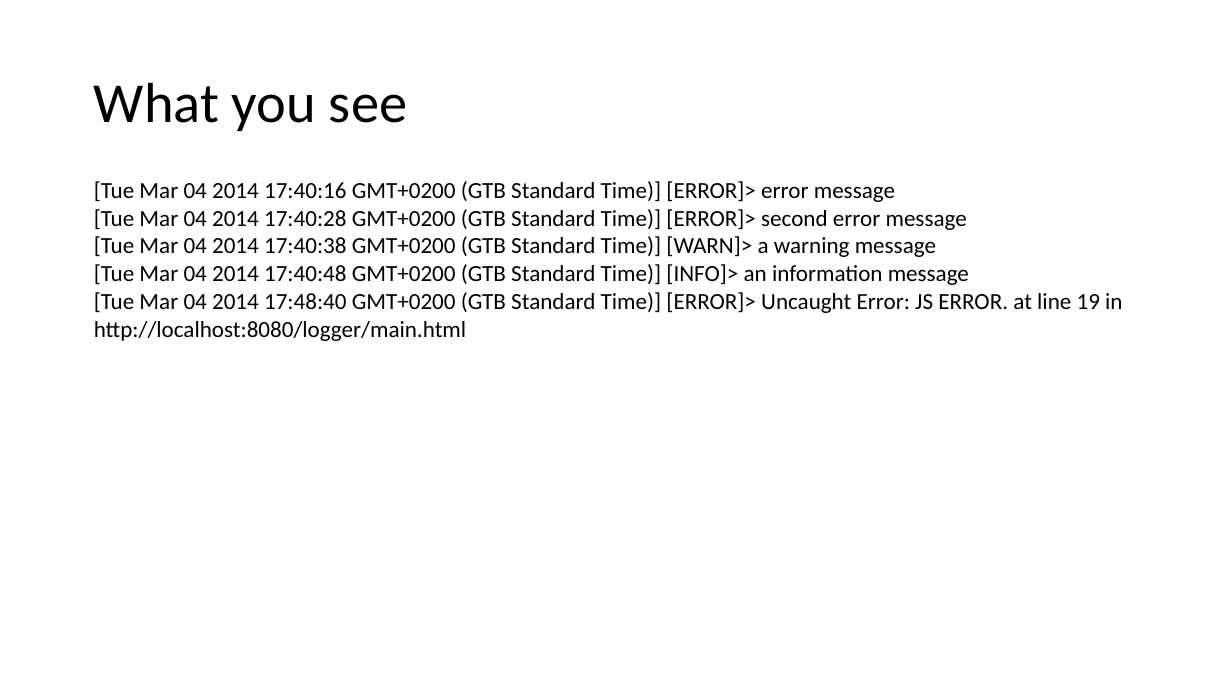
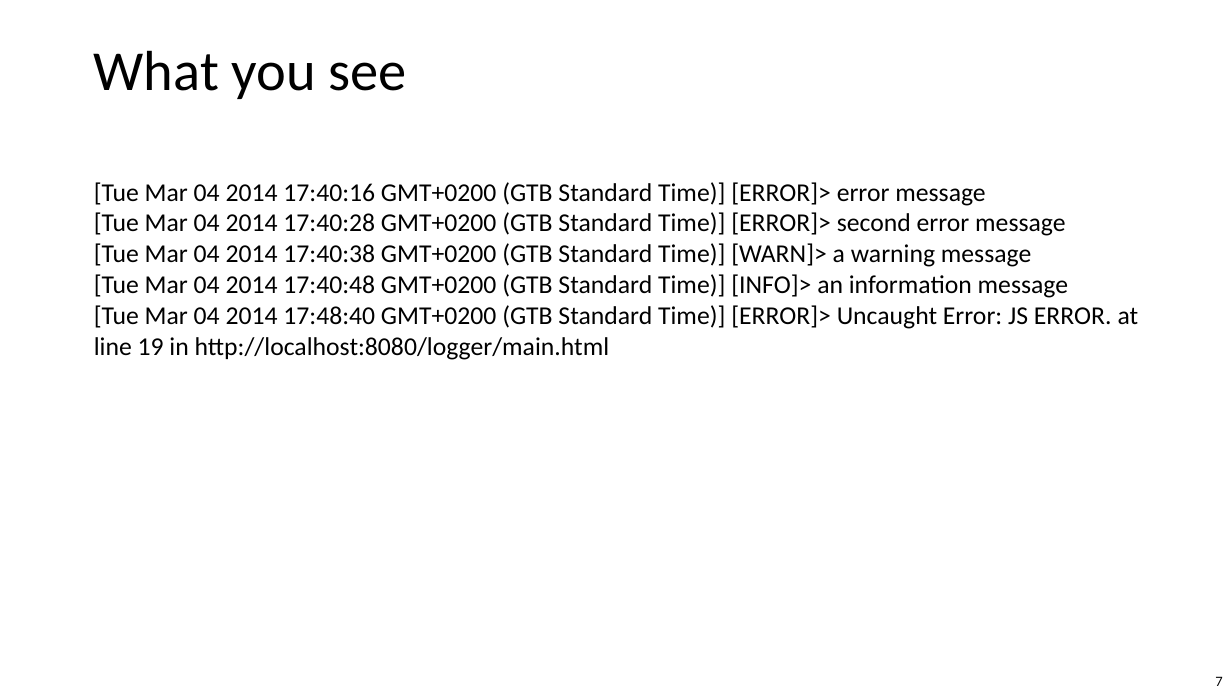
Before and after one commit to bogdan-cornianu/logger, a slide deck: slide 7 of Logger.pptx (slide 6 before the commit). Drawn at 1232x693 pixels with LibreOffice and Linux fonts; fonts in the diff are those of the drawing; background and template pictures are left out. Boxes give left, top, right and bottom in pixels: in the first picture for what was removed or moved away, otherwise in the second. Text is boxed around its words. In the diff, an @@ line names an element or a change of style, - is before the commit and + after.

```diff
--- a/Logger.pptx
+++ b/Logger.pptx
@@ text "What you see" at bbox=[94, 50, 407, 99]: vertical alignment middle to top @@
@@ text "[Tue Mar 04 2014 17:40:16 ..." at bbox=[94, 182, 1139, 360]: size 18 to 20 pt @@
@@ page number added at bbox=[1215, 676, 1222, 686], 10 pt, text #000000 @@
+7
```
Also in this commit, not shown: 14 other slides changed, 2 slides added, 1 slide removed.
